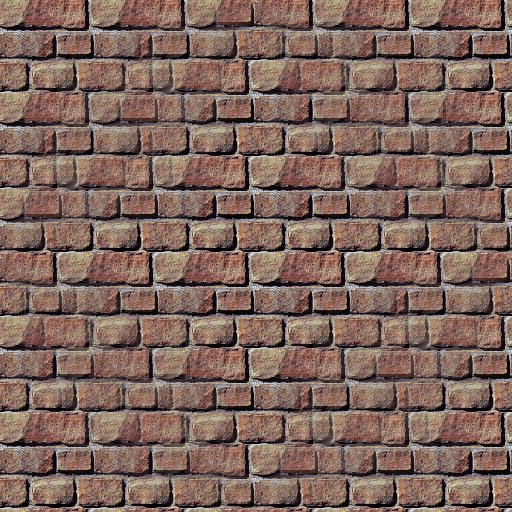
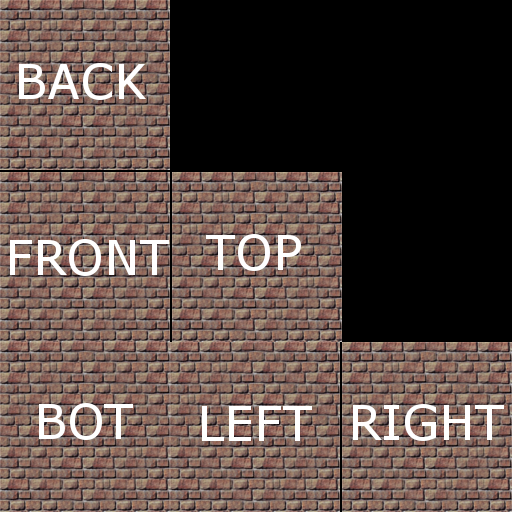
Revision of a layered 512x512 image; what changed, layer by layer:
added layer "BACK" above "FRONT" over [19, 63, 146, 100]
added layer "FRONT" above "BOT" over [10, 239, 169, 276]
added layer "BOT" above "RIGHT" over [39, 403, 133, 440]
added layer "RIGHT" above "LEFT" over [353, 404, 504, 441]
added layer "LEFT" above "TOP #1" over [202, 406, 312, 441]
added layer "TOP #1" above "TOP" over [206, 234, 301, 271]
painted on "Background" over [0, 0, 512, 512]
